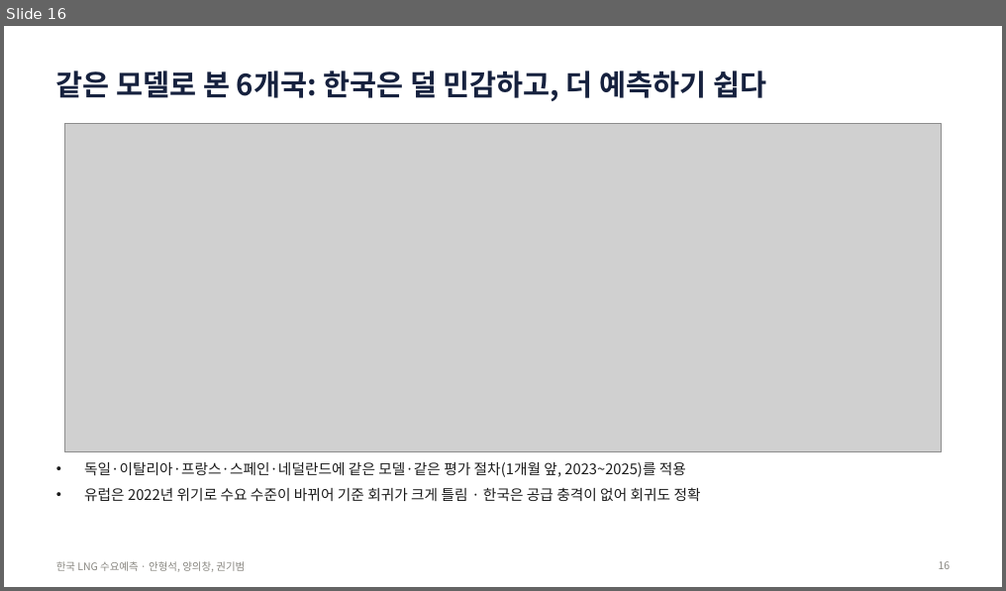
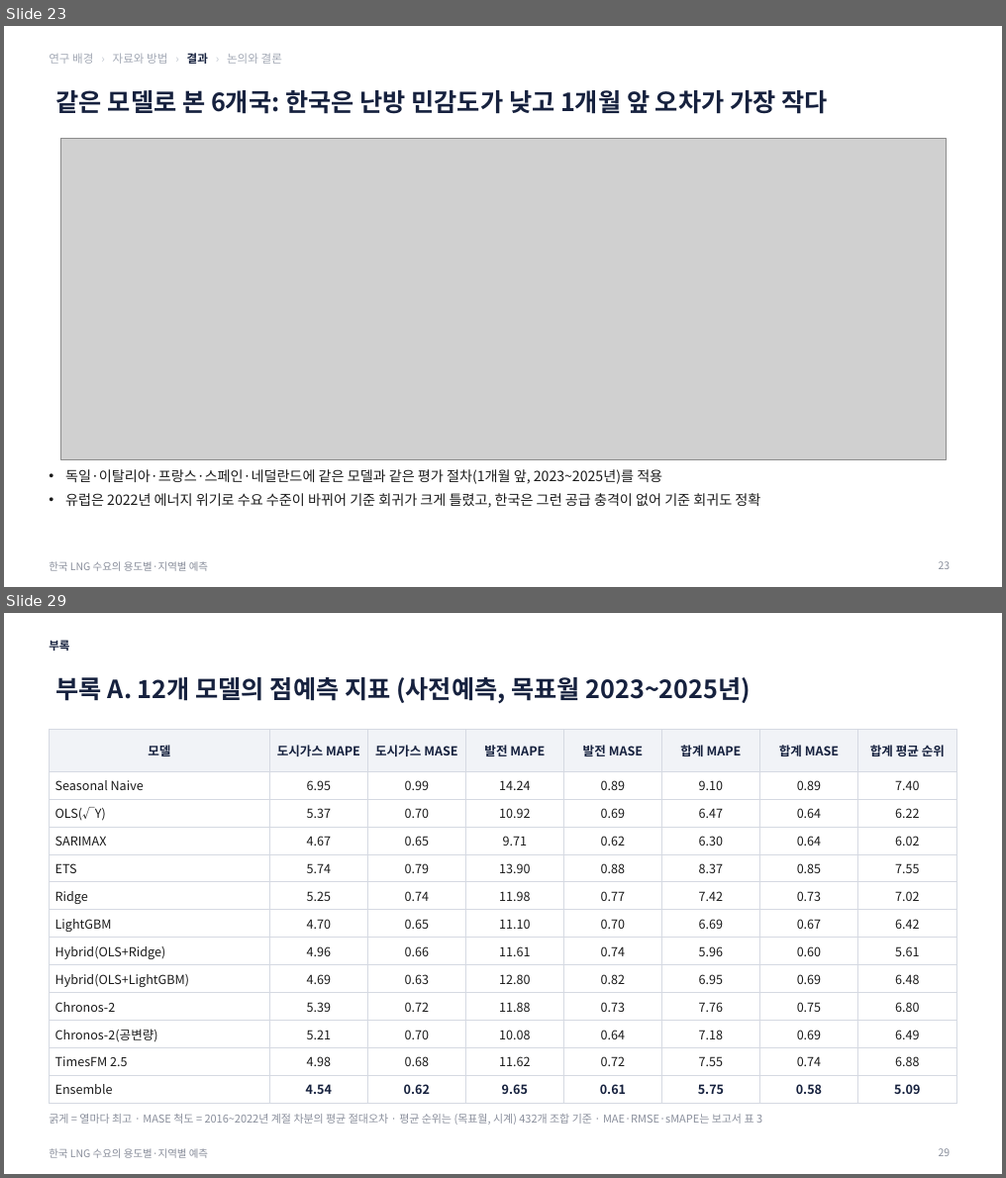
Before and after one commit to seoki0804/LNG_D_F, a slide deck: korea/report/한국_LNG_수요예측_발표.pptx. Shown one above the other, each under a label of ours: slide 16 before the commit, slides 23 and 29 after it; the slides between them are not shown. The pictures are 1006x591 and 1006x1178 pixels, drawn with LibreOffice and Linux fonts; fonts in the diff are those of the drawing; grey boxes stand for pictures. Boxes give left, top, right and bottom in pixels: in the first picture for what was removed or moved away, otherwise in the second. Text is boxed around its words. In the diff, an @@ line names an element or a change of style, - is before the commit and + after.

```diff
--- a/korea/report/한국_LNG_수요예측_발표.pptx
+++ b/korea/report/한국_LNG_수요예측_발표.pptx
@@ slide 29 added at (4, 613, 1002, 1174), background #FFFFFF; not listed: 1 template element that a slide beside it also shows @@
@@ text added at (49, 640, 69, 651), 11 pt, text #16213E, bold @@
+부록
@@ title added at (56, 677, 751, 704), 24 pt, text #16213E, bold @@
+부록 A. 12개 모델의 점예측 지표 (사전예측, 목표월 2023~2025년)
@@ table added at (49, 729, 957, 1098), 13 rows, 8 columns @@
+모델 | 도시가스 MAPE | 도시가스 MASE | 발전 MAPE | 발전 MASE | 합계 MAPE | 합계 MASE | 합계 평균 순위
+Seasonal Naive | 6.95 | 0.99 | 14.24 | 0.89 | 9.10 | 0.89 | 7.40
+OLS(√Y) | 5.37 | 0.70 | 10.92 | 0.69 | 6.47 | 0.64 | 6.22
+SARIMAX | 4.67 | 0.65 | 9.71 | 0.62 | 6.30 | 0.64 | 6.02
+ETS | 5.74 | 0.79 | 13.90 | 0.88 | 8.37 | 0.85 | 7.55
+Ridge | 5.25 | 0.74 | 11.98 | 0.77 | 7.42 | 0.73 | 7.02
+LightGBM | 4.70 | 0.65 | 11.10 | 0.70 | 6.69 | 0.67 | 6.42
+Hybrid(OLS+Ridge) | 4.96 | 0.66 | 11.61 | 0.74 | 5.96 | 0.60 | 5.61
+Hybrid(OLS+LightGBM) | 4.69 | 0.63 | 12.80 | 0.82 | 6.95 | 0.69 | 6.48
+Chronos-2 | 5.39 | 0.72 | 11.88 | 0.73 | 7.76 | 0.75 | 6.80
+Chronos-2(공변량) | 5.21 | 0.70 | 10.08 | 0.64 | 7.18 | 0.69 | 6.49
+TimesFM 2.5 | 4.98 | 0.68 | 11.62 | 0.72 | 7.55 | 0.74 | 6.88
+Ensemble | 4.54 | 0.62 | 9.65 | 0.61 | 5.75 | 0.58 | 5.09
@@ text added at (49, 1114, 762, 1125), 10.5 pt, text #8A8F9C @@
+굵게 = 열마다 최고 · MASE 척도 = 2016~2022년 계절 차분의 평균 절대오차 · 평균 순위는 (목표월, 시계) 432개 조합 기준 · MAE·RMSE·sMAPE는 보고서 표 3
@@ page number added at (939, 1149, 950, 1157), 10 pt, text #8A8F9C @@
+29
@@ what was slide 16 is now slide 23 @@
@@ slide 23 changed as well @@
@@ text added at (49, 53, 282, 64), 11 pt, text #A3A9B5 @@
+연구 배경 › 자료와 방법 › 결과 › 논의와 결론
@@ title at (56, 90, 827, 114): text changed; size 28 to 24 pt @@
-같은 모델로 본 6개국: 한국은 덜 민감하고, 더 예측하기 쉽다
+같은 모델로 본 6개국: 한국은 난방 민감도가 낮고 1개월 앞 오차가 가장 작다
@@ picture: place and size @@
-picture at (64, 123, 942, 453)
+picture at (60, 138, 945, 461)
@@ text at (65, 470, 760, 508): text changed; size 14 to 13.5 pt @@
-• 독일·이탈리아·프랑스·스페인·네덜란드에 같은 모델·같은 평가 절차(1개월 앞, 2023~2025)를 적용
-• 유럽은 2022년 위기로 수요 수준이 바뀌어 기준 회귀가 크게 틀림 · 한국은 공급 충격이 없어 회귀도 정확
+• 독일·이탈리아·프랑스·스페인·네덜란드에 같은 모델과 같은 평가 절차(1개월 앞, 2023~2025년)를 적용
+• 유럽은 2022년 에너지 위기로 수요 수준이 바뀌어 기준 회귀가 크게 틀렸고, 한국은 그런 공급 충격이 없어 기준 회귀도 정확
@@ text at (49, 562, 208, 571): text changed; text colour #898781 to #8A8F9C @@
-한국 LNG 수요예측 · 안형석, 양의창, 권기범
+한국 LNG 수요의 용도별·지역별 예측
@@ page number at (939, 562, 950, 570): text changed; text colour #898781 to #8A8F9C @@
-16
+23
```
Also in this commit, not shown: 8 other slides changed, 23 other slides added, 10 slides removed, 30 other files.
